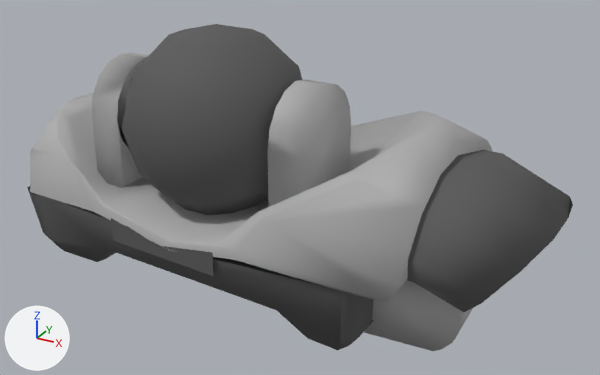
Two versions of the COLLADA model src/resources/urdf/romeo/collision/LAnkleRoll.dae, one commit apart.
The view is the same before and after, from a 50 mm camera at (0.203, -0.294, 0.122) aimed at (0.039, 0.003, -0.026). Every picture has the same lights, and +X, +Y and +Z are marked at lower left. Where no turn or scale is listed for an object, it has been applied to the vertices. Vertices at the same position are counted once.

The scene before the commit, as lines of its bpy script (objects in view):
```python
me_shapeindexedfaces_015_016 = bpy.data.meshes.new('ShapeIndexedFaceS_015.016')
me_shapeindexedfaces_015_016.from_pydata(...)  # 177 vertices, 125 faces; spans x -0.088..0.155, y -0.051..0.064, z -0.067..0.043
me_shapeindexedfaces_015_016.materials.append(mat_material_015_008)  # dark grey #585858
me_shapeindexedfaces_015_geometry_016 = bpy.data.meshes.new('ShapeIndexedFaceS_015-Geometry.016')
me_shapeindexedfaces_015_geometry_016.from_pydata(...)  # 228 vertices, 118 faces; spans x -0.089..0.127, y -0.053..0.067, z -0.067..0.024
me_shapeindexedfaces_015_geometry_016.materials.append(mat_material_014_008)  # grey #ababab
ob_lankleroll_1 = bpy.data.objects.new('LAnkleRoll_1', me_shapeindexedfaces_015_geometry_016)
ob_lankleroll_1.location = (0.0, 0.0, 0.0)
ob_lankleroll_2 = bpy.data.objects.new('LAnkleRoll_2', me_shapeindexedfaces_015_016)
ob_lankleroll_2.location = (0.0, 0.0, 0.0)
```
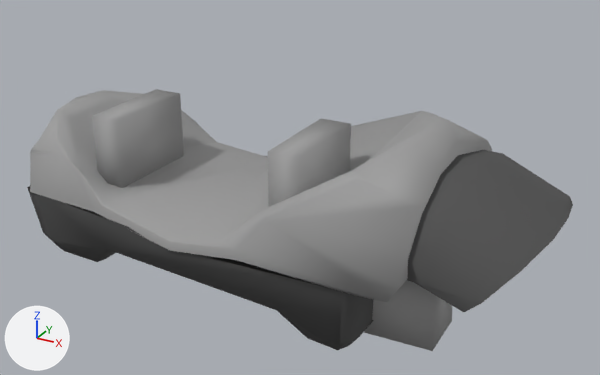
Pixel boxes (x1, y1, x2, y2) of what changed, in the pictures (600 x 375 px):
'LAnkleRoll_1', reshaped (12% shorter): before (30, 53, 492, 351); after (30, 89, 492, 351)
'LAnkleRoll_2', reshaped (39% shorter): before (27, 24, 573, 350); after (27, 150, 573, 350)
part 1 of me_shapeindexedfaces_015_016, deleted: before (121, 24, 302, 215)
part 2 of me_shapeindexedfaces_015_016, deleted: before (111, 218, 213, 276)
part 3 of me_shapeindexedfaces_015_016, recoloured: (29, 153, 573, 312) in both
part 4 of me_shapeindexedfaces_015_geometry_016, cut back: before (92, 53, 149, 188); after (92, 89, 184, 188)
part 5 of me_shapeindexedfaces_015_geometry_016, cut back: before (268, 80, 473, 351); after (268, 118, 453, 351)
part 6 of me_shapeindexedfaces_015_geometry_016, recoloured: (30, 93, 475, 279) in both

What changed in the scene script:
```text
Add mat_material_014_008_001:
    mat_material_014_008_001 = principled_material('Material_014_008_001')
    mat_material_014_008_001.base_color = (0.328, 0.328, 0.328)  # grey #9b9b9b
    mat_material_014_008_001.roughness = 0.61
Add mat_material_015_008_001:
    mat_material_015_008_001 = principled_material('Material_015_008_001')
    mat_material_015_008_001.base_color = (0.0786, 0.0786, 0.0786)  # dark grey #4f4f4f
    mat_material_015_008_001.roughness = 0.84
Change me_shapeindexedfaces_015_016:
    used by ob_lankleroll_2; location = (0.0, 0.0, 0.0)
    remove me_shapeindexedfaces_015_016.from_pydata(...)  # 177 vertices, 125 faces; spans x -0.088..0.155, y -0.051..0.064, z -0.067..0.043
    add me_shapeindexedfaces_015_016.from_pydata(...)  # 89 vertices, 50 faces; spans x -0.088..0.155, y -0.051..0.064, z -0.067..0.003
    me_shapeindexedfaces_015_016 part 1: the loose piece of 62 vertices spanning x -0.042..0.042, y -0.042..0.042, z -0.043..0.043 is deleted
    me_shapeindexedfaces_015_016 part 2: the loose piece of 5 vertices spanning x -0.029..0.028, y -0.049..-0.044, z -0.049..-0.037 is deleted
    me_shapeindexedfaces_015_016 part 3: 50 faces spanning x -0.088..0.155, y -0.051..0.064, z -0.067..0.003 switch from mat_material_015_008 (dark grey #585858) to mat_material_015_008_001 (dark grey #4f4f4f)
Change me_shapeindexedfaces_015_geometry_016:
    used by ob_lankleroll_1; location = (0.0, 0.0, 0.0)
    remove me_shapeindexedfaces_015_geometry_016.from_pydata(...)  # 228 vertices, 118 faces; spans x -0.089..0.127, y -0.053..0.067, z -0.067..0.024
    add me_shapeindexedfaces_015_geometry_016.from_pydata(...)  # 130 vertices, 92 faces; spans x -0.089..0.117, y -0.053..0.067, z -0.067..0.013
    me_shapeindexedfaces_015_geometry_016 part 4
    37 vertices are removed from x -0.054..-0.039, y -0.022..0.022, z -0.024..0.024
    12 faces are deleted
    5 new faces join them
    me_shapeindexedfaces_015_geometry_016 part 5
    61 vertices are removed from x 0.039..0.127, y -0.031..0.049, z -0.065..0.024
    30 faces are deleted
    11 new faces join them
    me_shapeindexedfaces_015_geometry_016 part 6: 76 faces spanning x -0.089..0.117, y -0.053..0.067, z -0.067..0.013 switch from mat_material_014_008 (grey #ababab) to mat_material_014_008_001 (grey #9b9b9b)
```
